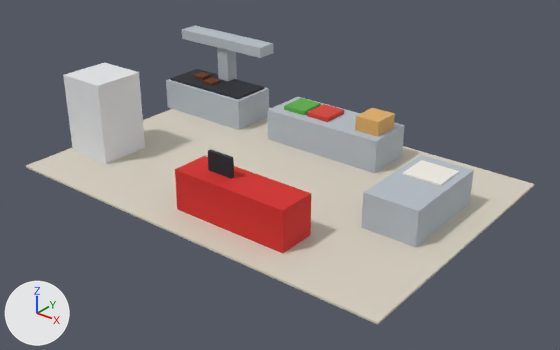
Two versions of the glTF model packages/core/src/fixtures/stages/kitchen-ktx2.glb, one commit apart.
The view is the same before and after, from a 50 mm lens placed at (11.48, -14.09, 8.79), pointed at (0.36, -0.19, 0.17). The lights are fixed; the arrows at lower left show +X, +Y and +Z. The first picture is the older version. Where no turn or scale is listed for an object, it has been applied to the vertices.

In view in the first picture: 'Cube.003', 'Mesh_0', 'Mesh_0.001', 'Mesh_7', 'Mesh_8', 'Mesh_9', 'bun rack', 'flue', 'griddle', 'hood', 'lettuce bin', 'paper', 'patty', 'screen', 'tomato bin' and 1 more.
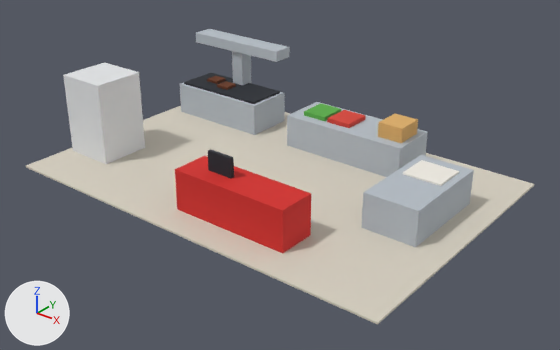
What the commit changed:
Object 'Cube.003' (ob_cube_003) moves from (-4.2, 2.4, 0.45) to (-3.6, 2.4, 0.45).
Object 'griddle' (ob_griddle) moves from (-4.2, 2.4, 0.93) to (-3.6, 2.4, 0.93).
Object 'patty' (ob_patty) moves from (-4.9, 2.5, 1.0) to (-4.3, 2.5, 1.0).
Object 'flue' (ob_flue) moves from (-4.2, 2.9, 1.45) to (-3.6, 2.9, 1.45).
Object 'hood' (ob_hood) moves from (-4.2, 2.9, 2.15) to (-3.6, 2.9, 2.15).
Object 'Mesh_0' (ob_mesh_0) moves from (0.2, 2.4, 0.45) to (0.9, 2.4, 0.45).
Object 'lettuce bin' (ob_lettuce_bin) moves from (-0.9, 2.4, 0.96) to (-0.2, 2.4, 0.96).
Object 'tomato bin' (ob_tomato_bin) moves from (-0.1, 2.4, 0.96) to (0.6, 2.4, 0.96).
Object 'bun rack' (ob_bun_rack) moves from (1.5, 2.4, 1.1) to (2.2, 2.4, 1.1).

Pixel boxes [x1, y1, x2, y2] of what changed, in the pictures (560 x 350 px):
'Mesh_0', moved
    before: [268, 97, 405, 173]
    after: [287, 102, 428, 177]
'Cube.003', moved
    before: [166, 79, 269, 130]
    after: [180, 83, 285, 135]
'hood', moved
    before: [182, 26, 274, 58]
    after: [196, 29, 290, 62]
'griddle', moved
    before: [170, 69, 264, 99]
    after: [184, 73, 280, 104]
'bun rack', moved
    before: [355, 108, 395, 137]
    after: [378, 114, 418, 143]
'flue', moved
    before: [217, 47, 237, 81]
    after: [232, 51, 251, 85]
'tomato bin', moved
    before: [307, 104, 344, 122]
    after: [327, 110, 366, 128]
'lettuce bin', moved
    before: [284, 98, 321, 115]
    after: [304, 103, 341, 121]
'patty', moved
    before: [193, 72, 211, 80]
    after: [207, 76, 226, 84]
